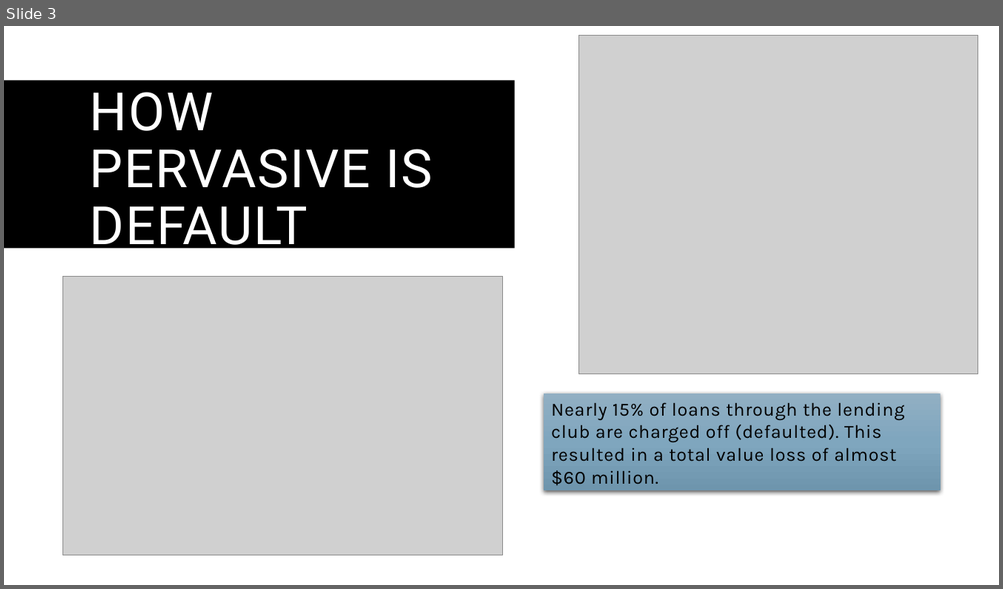
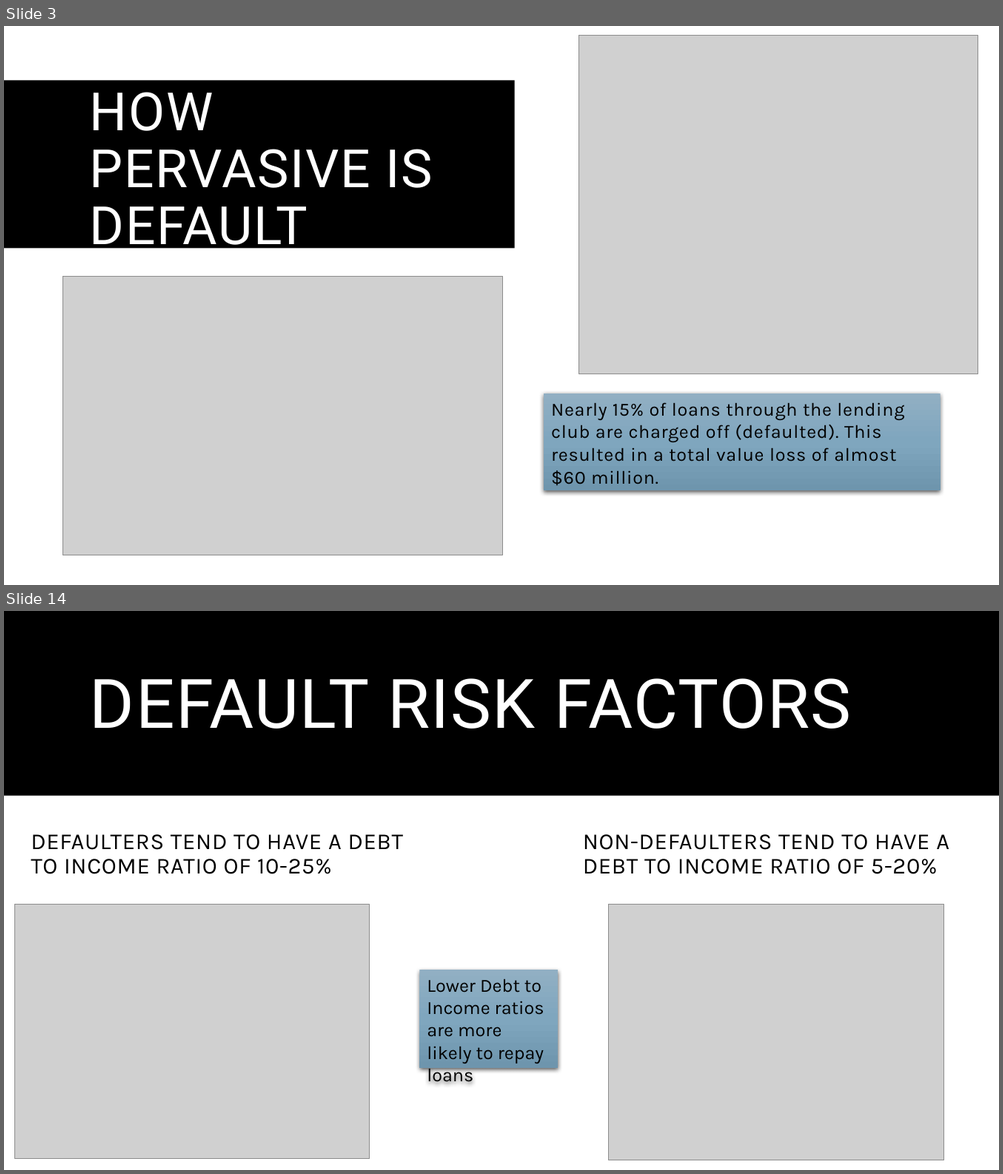
Before and after one commit to mickyals/lending_club_EDA, a slide deck: Lending Club Case Study.pptx. Shown one above the other, each under a label of ours: slide 3 before the commit, slides 3 and 14 after it; the slides between them are not shown. The pictures are 1003x589 and 1003x1174 pixels, drawn with LibreOffice and Linux fonts; fonts in the diff are those of the drawing; grey boxes stand for pictures. Boxes give left, top, right and bottom in pixels: in the first picture for what was removed or moved away, otherwise in the second. Text is boxed around its words. In the diff, an @@ line names an element or a change of style, - is before the commit and + after.

```diff
--- a/Lending Club Case Study.pptx
+++ b/Lending Club Case Study.pptx
@@ slide 14 added at [4, 611, 999, 1170], background #FFFFFF; not listed: 1 template element that a slide beside it also shows @@
@@ title added at [90, 678, 851, 729], 66 pt, text #FFFFFF @@
+DEFAULT RISK FACTORS
@@ text added at [31, 834, 404, 874], 22.1 pt, text #000000 @@
+DEFAULTERS TEND TO HAVE A DEBT TO INCOME RATIO OF 10-25%
@@ text added at [583, 834, 949, 874], 22.1 pt, text #000000 @@
+NON-DEFAULTERS TEND TO HAVE A DEBT TO INCOME RATIO OF 5-20%
@@ picture added at [14, 904, 369, 1159] @@
@@ picture added at [609, 904, 944, 1161] @@
@@ rectangle added at [420, 970, 558, 1068], fill gradient #92B0C4 to #80A7BF to #6F95AD, 18 pt, text #000000 @@
+Lower Debt to Income ratios are more likely to repay loans
```
Also in this commit, not shown: 4 slides changed, 9 other slides added, 1 other file.
